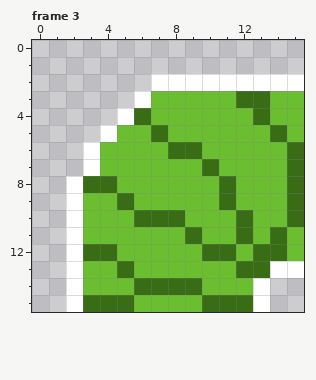
File history of a pixel-art file, snake/assets/aseprite/Snake.aseprite. That is the earlier state.
16x16 pixels, 3 frames. Shown: frame 3. The commit also changed other frames, which this record leaves out.
New version:
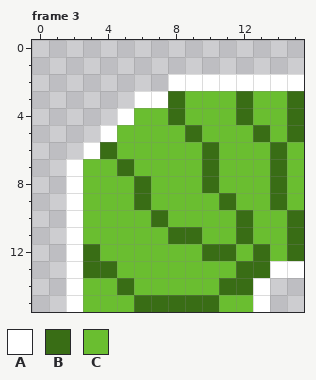
Palette (. is transparent): A #ffffff  B #396d15  C #6abe30
Changes in this commit:
layer "Curve" added
layer "Body" now hidden
Frame 3:
There is now colour A in row 7 at x 2.
The edit turns colour C into colour A in row 3 at x 7.
The edit turns colour C into colour B in row 3 at x 8 and 15; in row 4 at x 8, 12 and 15; in row 5 at x 9, 13 and 15; in row 6 at x 4, 10 and 14; in row 7 at x 5 and 14; in row 8 at x 6, 10 and 14.
The edit turns colour C into colour B in row 9 at x 6 and 14; in row 11 at x 8 and 15; in row 12 at x 15; in row 13 at x 3 to 4; in row 14 at x 5 and 11 to 12; in row 15 at x 6 to 9.
The edit turns colour A into colour C in row 7 at x 3.
The edit turns colour B into colour C in row 3 at x 13; in row 4 at x 6 and 13; in row 5 at x 7 and 14; in row 6 at x 8 to 9 and 15; in row 7 at x 15; in row 8 at x 3 to 4, 11 and 15.
The edit turns colour B into colour C in row 9 at x 5 and 15; in row 10 at x 6 and 8; in row 11 at x 14; in row 12 at x 4 and 14; in row 13 at x 5; in row 14 at x 6 to 9.
The edit turns colour B into colour C in row 15 at x 3 to 5 and 11 to 12.
The author cleared colour A in row 2 at x 7.
Boxes around the changes in both pictures, in picture pixels (x1, y1, x2, y2):
changed: (66, 74, 304, 312)
